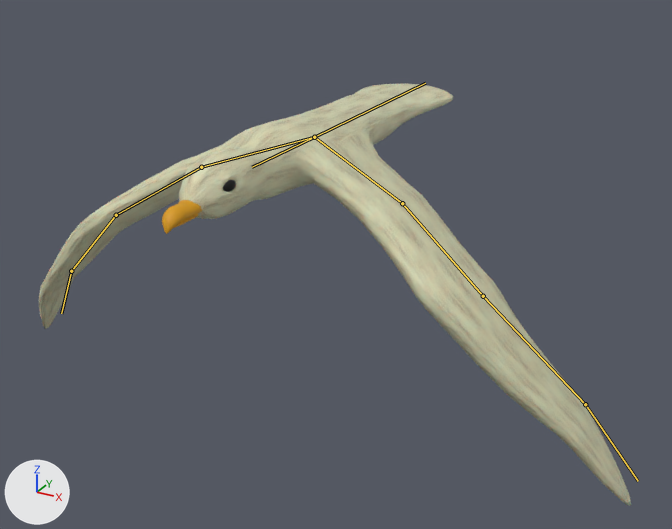
The Blender file models/bird/bird.blend: old version first, new version second.
Camera for both pictures: a camera (50 mm lens) standing at (14.9, -24.9, 9.3) and looking at (0.7, 0.9, -3.6). The axes (+X, +Y, +Z) are drawn at lower left. The lights are the same throughout. Both versions are drawn at frame 8 of the action 'ArmatureAction'; the numbers are the values there. The bones that bend it are drawn over the model as lines.
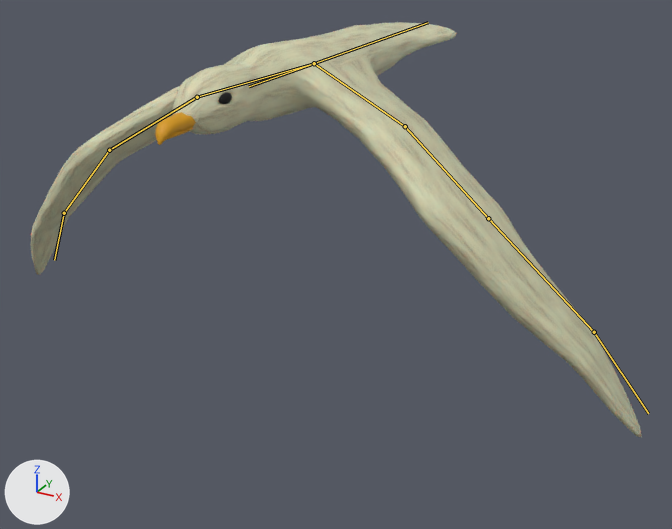
Patch to the scene script:
```diff
--- a/models/bird/bird.blend.py
+++ b/models/bird/bird.blend.py
@@ bone_rig_object @@
 bone_rig_object = bpy.data.objects['Armature']  # the whole rig 'Armature'
-bone_rig_object.location = (0.0, 0.0, 0.86)
+bone_rig_object.location = (0.0, 0.0, 3.27)
```

Where the change shows, as pixel boxes [x1, y1, x2, y2] in the pictures (672 x 529 px):
'Cube', posed
    before: [39, 84, 631, 505]
    after: [31, 22, 642, 437]
'Cube.001', posed
    before: [162, 200, 202, 234]
    after: [155, 112, 196, 145]
'Sphere', posed
    before: [183, 174, 236, 192]
    after: [177, 91, 232, 104]
'Cube.002', posed (12% wider, 13% shorter)
    before: [174, 214, 198, 228]
    after: [166, 128, 193, 140]
